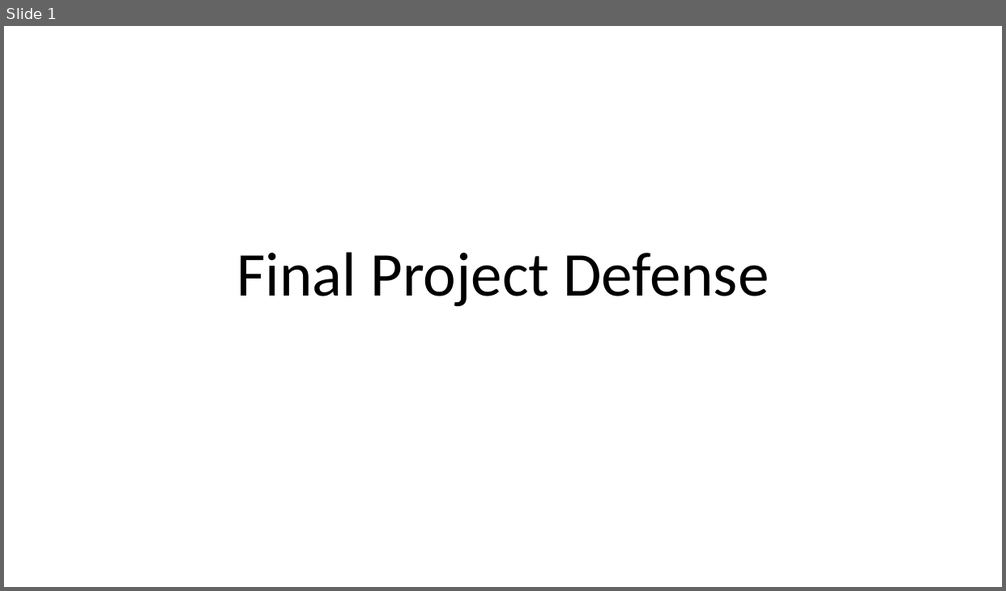
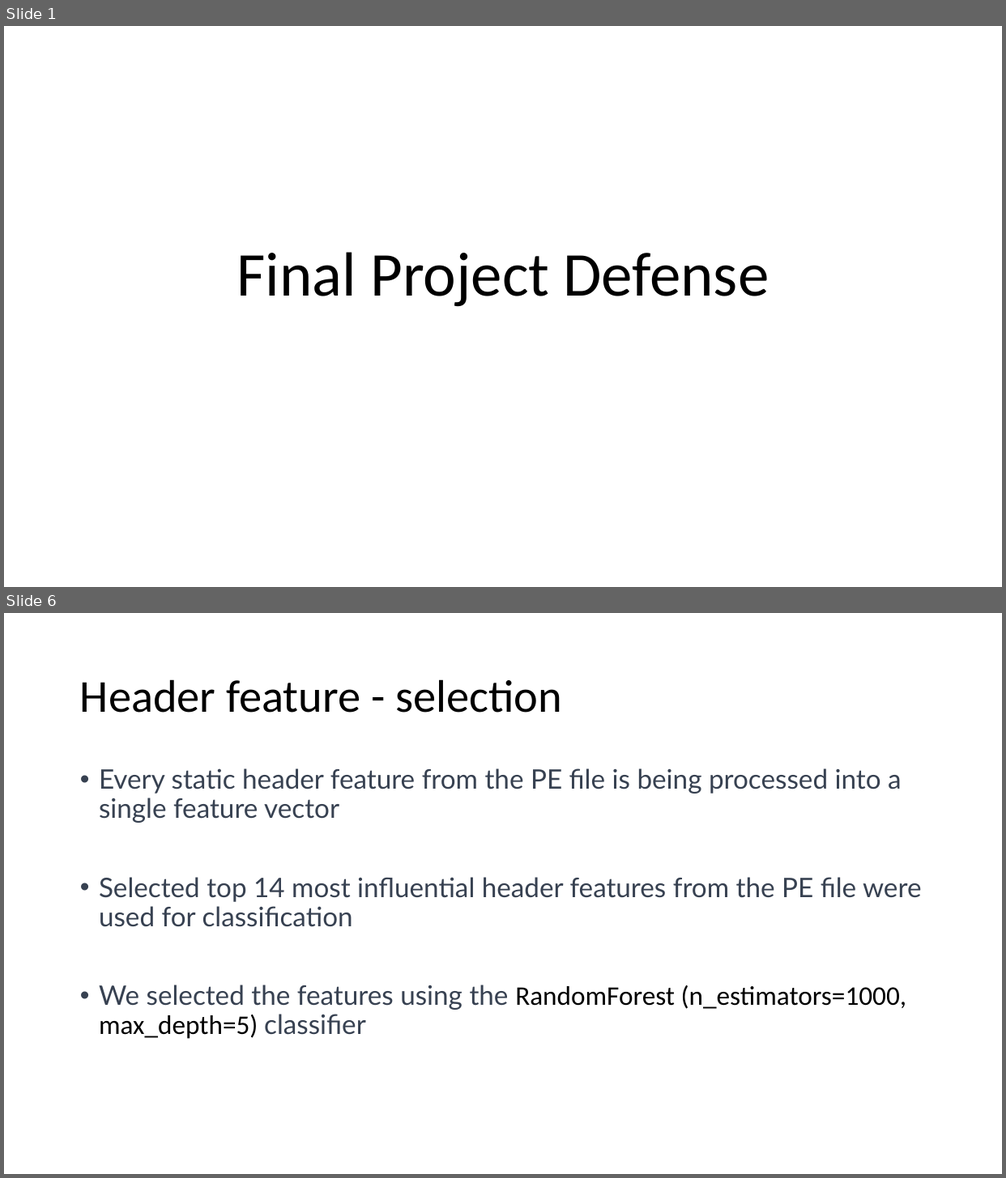
Before and after one commit to jgmuir/CSCE689_Team, a slide deck: defender/DefenderSlides.pptx. Shown one above the other, each under a label of ours: slide 1 before the commit, slides 1 and 6 after it; the slides between them are not shown. The pictures are 1006x591 and 1006x1178 pixels, drawn with LibreOffice and Linux fonts; fonts in the diff are those of the drawing. Boxes give left, top, right and bottom in pixels: in the first picture for what was removed or moved away, otherwise in the second. Text is boxed around its words. In the diff, an @@ line names an element or a change of style, - is before the commit and + after.

```diff
--- a/defender/DefenderSlides.pptx
+++ b/defender/DefenderSlides.pptx
@@ slide 6 added at (4, 613, 1002, 1174), background #FFFFFF @@
@@ title added at (80, 679, 562, 713), 44 pt, text #000000 @@
+Header feature - selection
@@ text added at (99, 769, 921, 1039), 25.9 pt, text #374151 @@
+• Every static header feature from the PE file is being processed into a single feature vector
+• Selected top 14 most influential header features from the PE file were used for classification
+• We selected the features using the RandomForest (n_estimators=1000, max_depth=5) classifier
```
Also in this commit, not shown: 2 slides changed, 11 other slides added, 31 slides removed, 1 other file.
